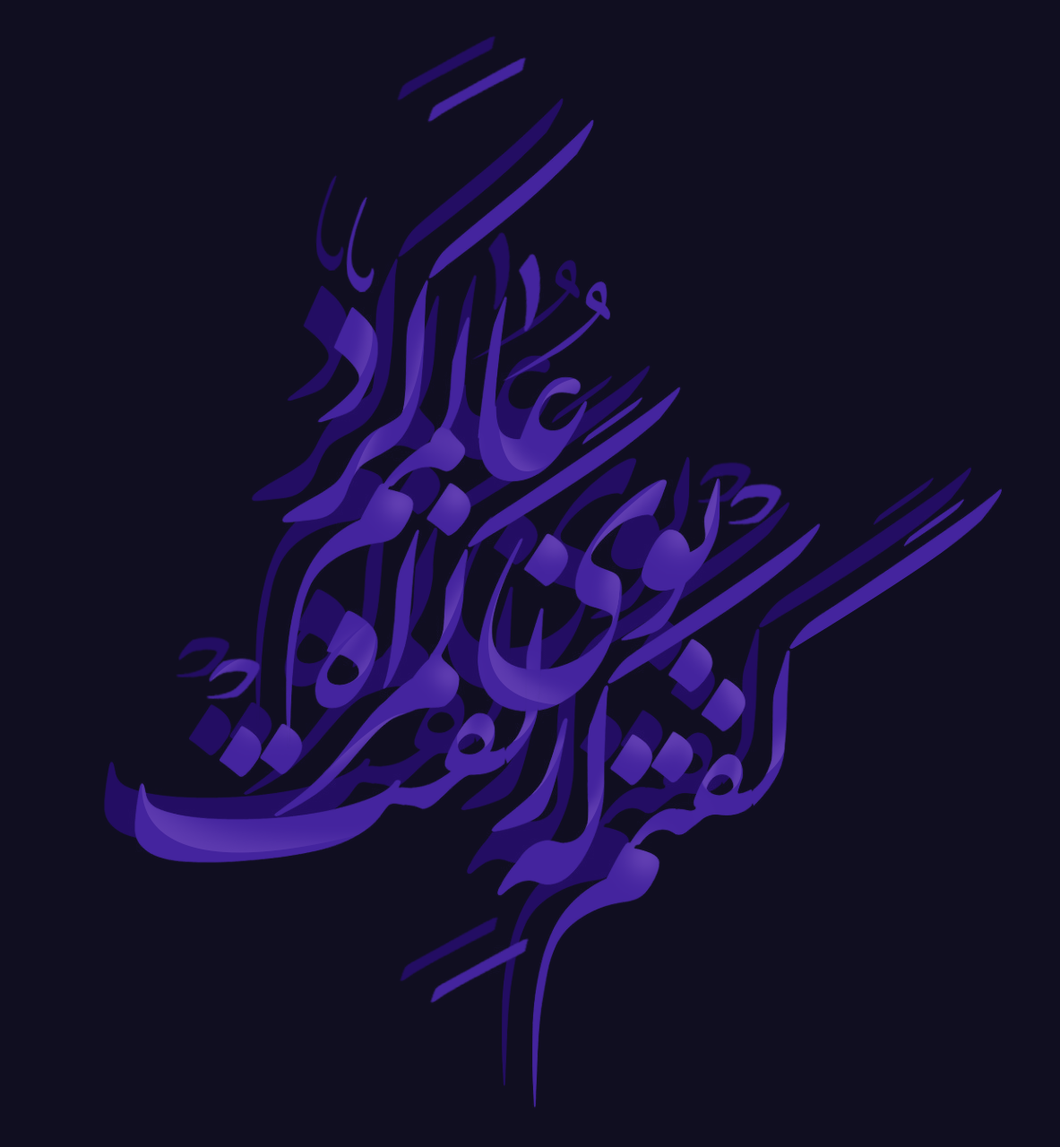
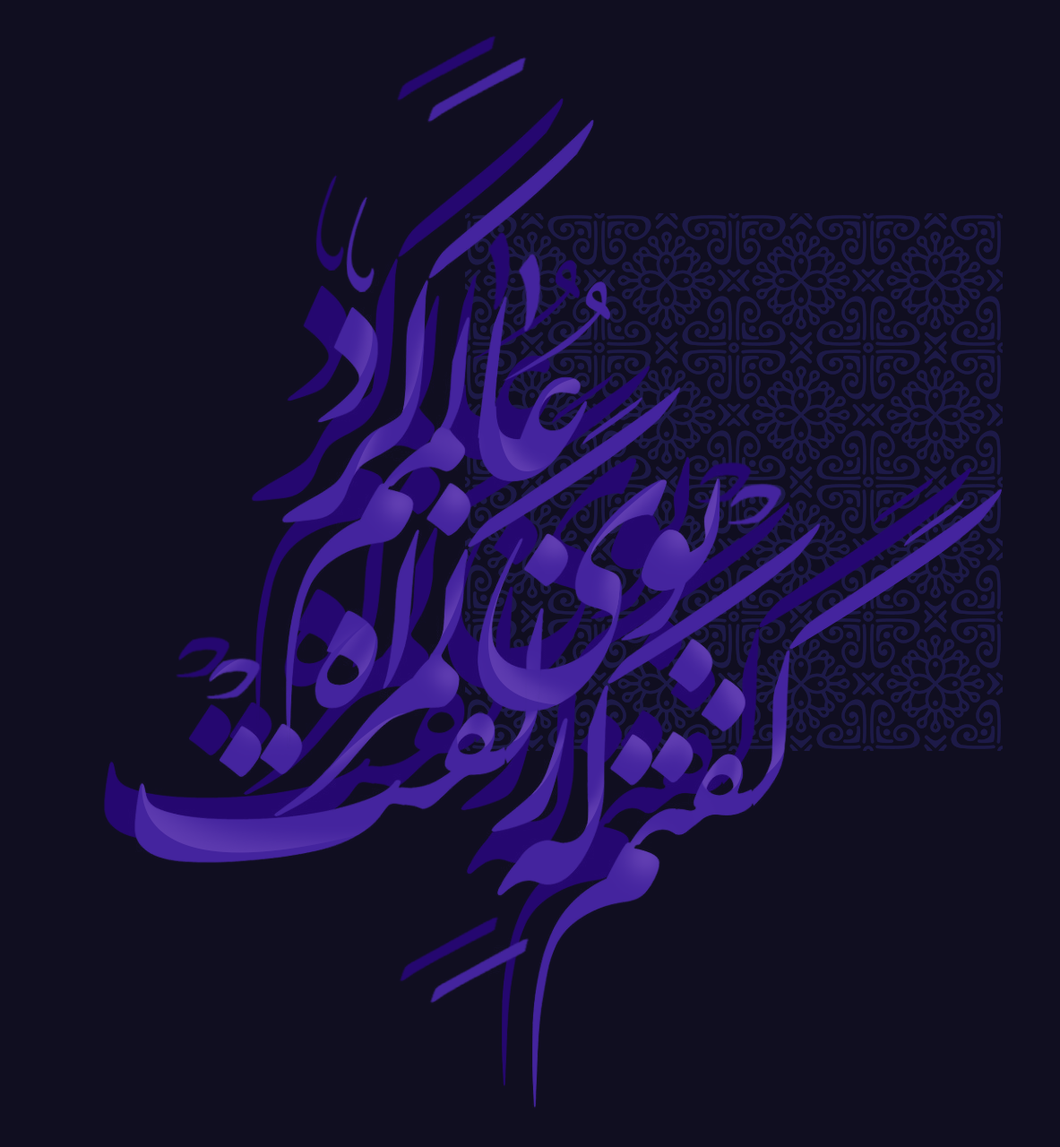
Two versions of the same layered image (1060 × 1147). Layer-by-layer changes:
added layer "Layer 1 copy" (2nd of 2) above "Layer 2" over <box>464,213,1003,751</box>
